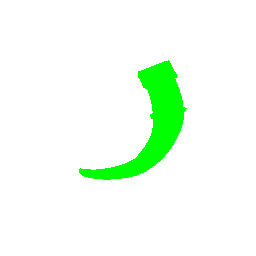
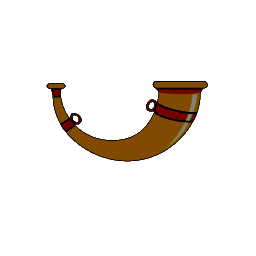
Layer changes from the first 256×256 image to the second:
painted on "Layer #4" over 46, 60, 208, 180
